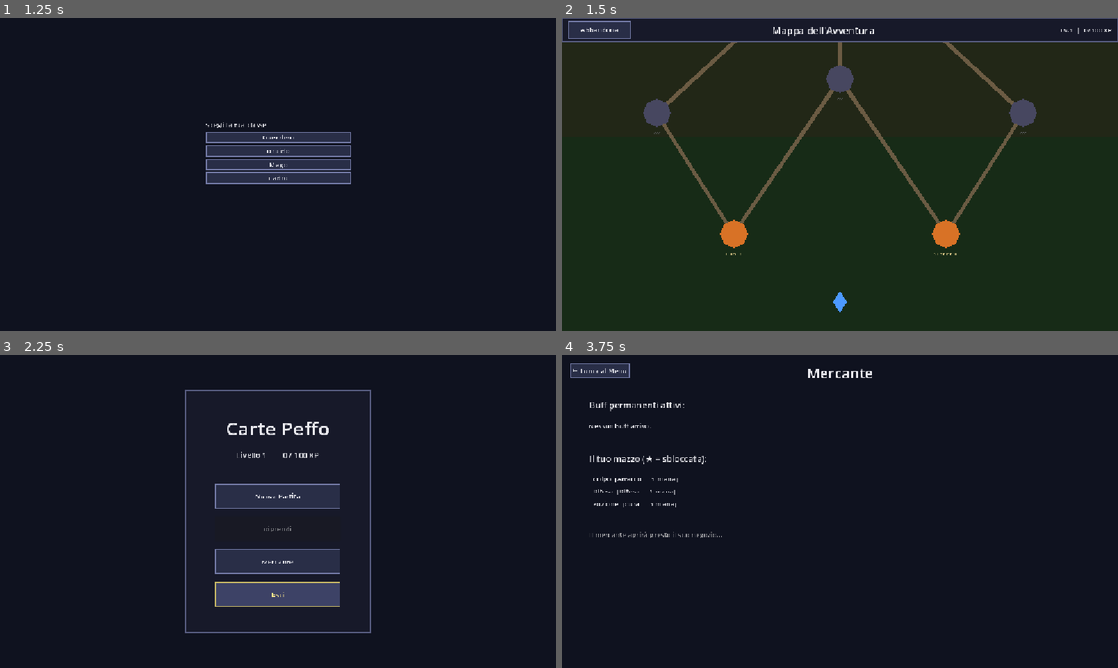
Above: before the commit, frames 1-4 (two rows, left to right).
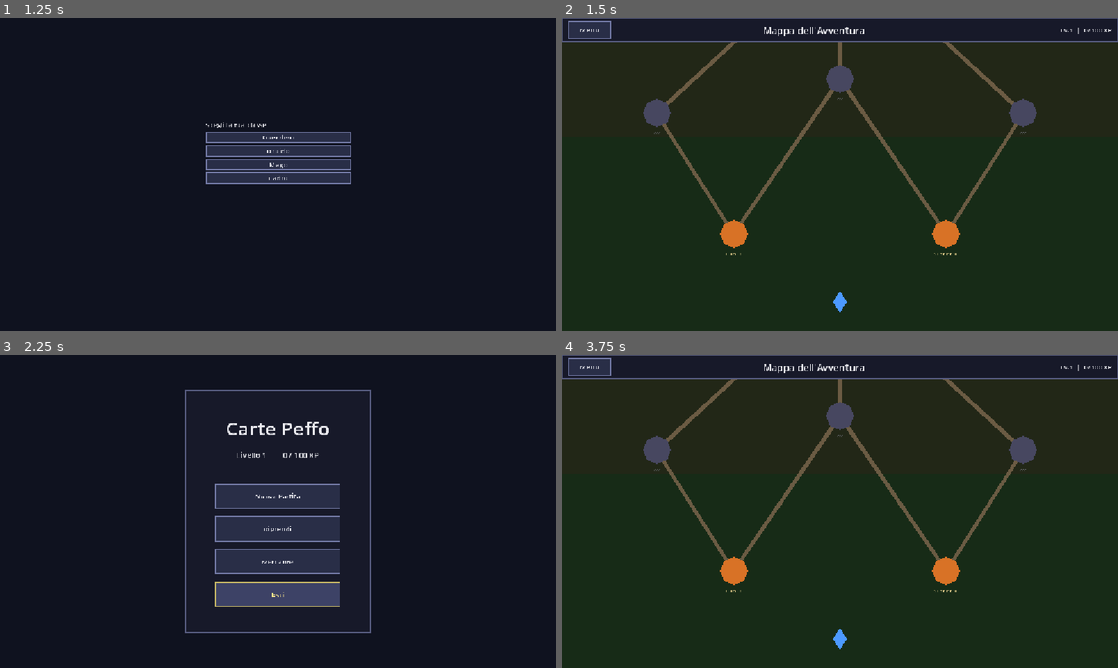
Above: after the commit, the same moments.

Repository: Dreeko1/Card-Game-GD
Game: Godot game, scene res://scenes/main_menu.tscn
Two runs of this game, one before a commit and one after it. Both use one fixed random seed, a clock stepped at 60 frames per second and the inputs below.
Inputs (mouse positions are in pixels of both pictures, inside the frame that each line leads up to):
- Up to frame 1 (1.25 s): click "Nuova Partita" at 0.5 s
- Up to frame 2 (1.5 s): click "Guerriero" at 1.25 s
- Up to frame 3 (2.25 s): click "Abbandona" (after the commit: "Menu") at 2 s
- Up to frame 4 (3.75 s): click (840, 530) at 2.75 s, where only the run after the commit has a clickable "Riprendi"; click (840, 561) at 3.5 s, where only the run before the commit has a clickable "Mercante"

Frame 1 is identical in both runs. In frame 2, 0.5% of the frame differs, in the area x 3-57%, y 0-7%; in frame 3, 1.9%; in frame 4, 66%, in the area x 0-100%, y 0-100%.

Commit message:
Fix tasto Riprendi: Menu non cancella più la mappa
_on_abandon() non chiama più clear_map() — la mappa è già salvata
automaticamente da MapManager._save(). Tornando al menu il tasto
Riprendi risulta abilitato. Rinominato il tasto da Abbandona a Menu.

https://claude.ai/code/session_019P7p6ZaqQwo2DPN3Au32aR

Diff:
--- a/scripts/world_map.gd
+++ b/scripts/world_map.gd
@@ -235,8 +235,8 @@
 	margin.add_child(hbox)
 
 	var abandon := Button.new()
-	abandon.text = "Abbandona"
-	abandon.custom_minimum_size = Vector2(130.0, 38.0)
+	abandon.text = "Menu"
+	abandon.custom_minimum_size = Vector2(90.0, 38.0)
 	abandon.size_flags_vertical = Control.SIZE_SHRINK_CENTER
 	abandon.pressed.connect(_on_abandon)
 	hbox.add_child(abandon)
@@ -274,7 +274,6 @@
 
 func _on_abandon() -> void:
 	GameManager.map_mode = false
-	SaveManager.clear_map()
 	get_tree().change_scene_to_file("res://scenes/main_menu.tscn")
 
 
